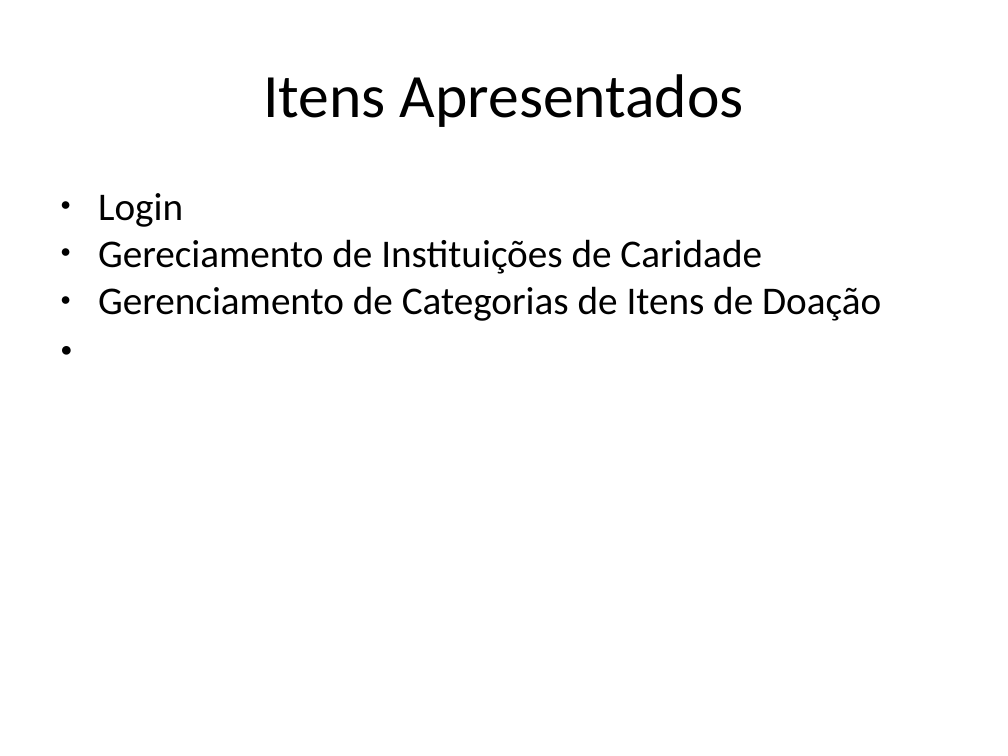
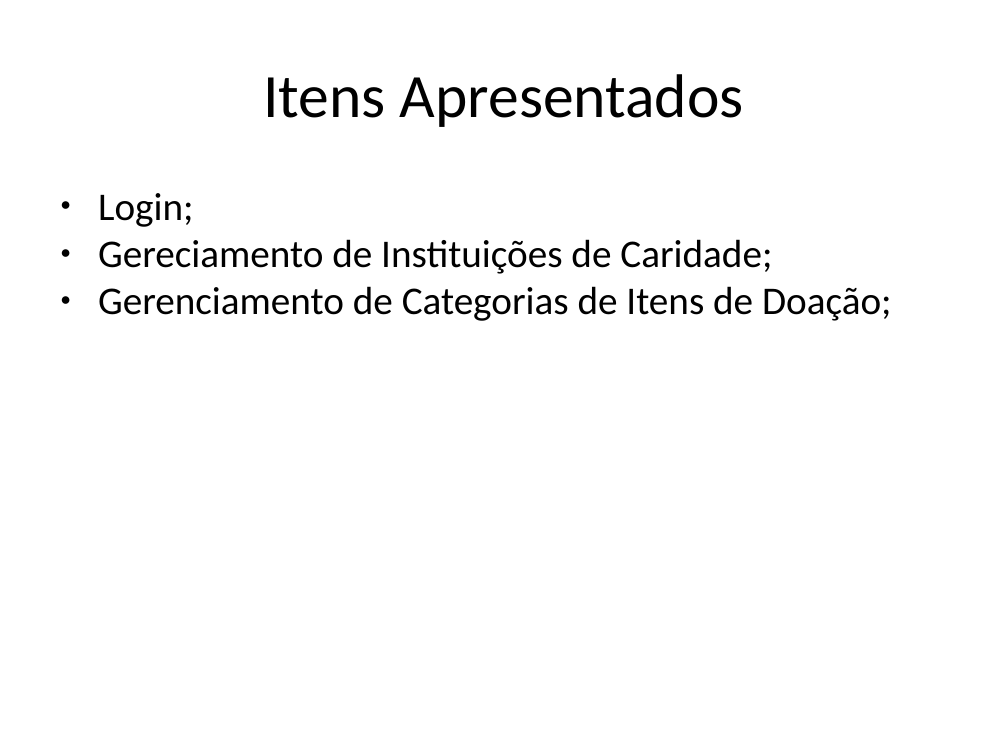
Before and after one commit to AjudeMais/ajudeMais-Projeto, a slide deck: slide 5 of Projeto-AjudeMais/002-Acompanhamento/Iteracao-01/ADR - apresentacao de resultados-IT01.pptx. Drawn at 1008x756 pixels with LibreOffice and Linux fonts; fonts in the diff are those of the drawing. Boxes give left, top, right and bottom in pixels: in the first picture for what was removed or moved away, otherwise in the second. Text is boxed around its words. In the diff, an @@ line names an element or a change of style, - is before the commit and + after.

```diff
--- a/Projeto-AjudeMais/002-Acompanhamento/Iteracao-01/ADR - apresentacao de resultados-IT01.pptx
+++ b/Projeto-AjudeMais/002-Acompanhamento/Iteracao-01/ADR - apresentacao de resultados-IT01.pptx
@@ text at box(98, 193, 892, 321): text changed @@
-● Login
-● Gereciamento de Instituições de Caridade
-● Gerenciamento de Categorias de Itens de Doação
+● Login;
+● Gereciamento de Instituições de Caridade;
+● Gerenciamento de Categorias de Itens de Doação;
```
Also in this commit, not shown: 2 other slides changed, 5 other files.
